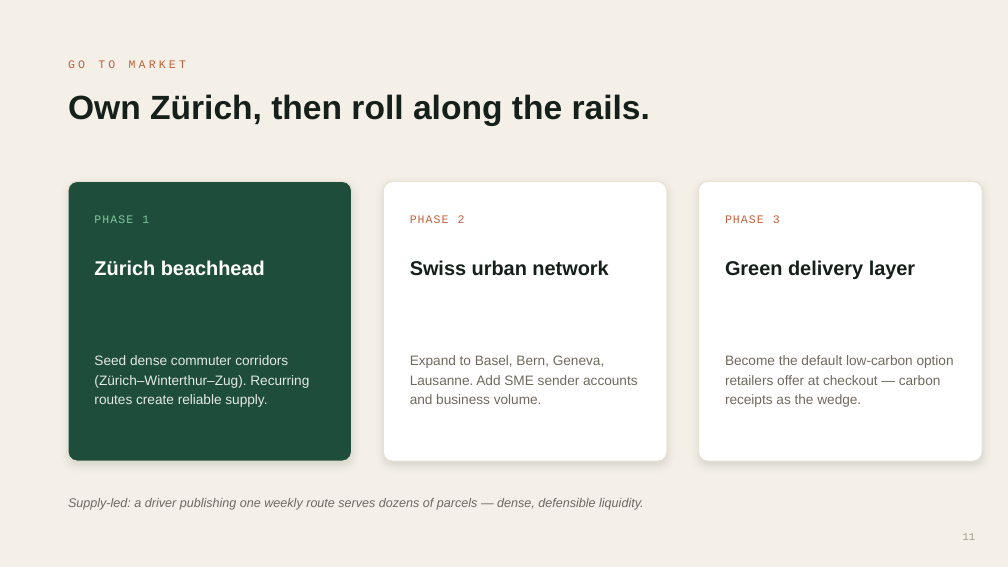
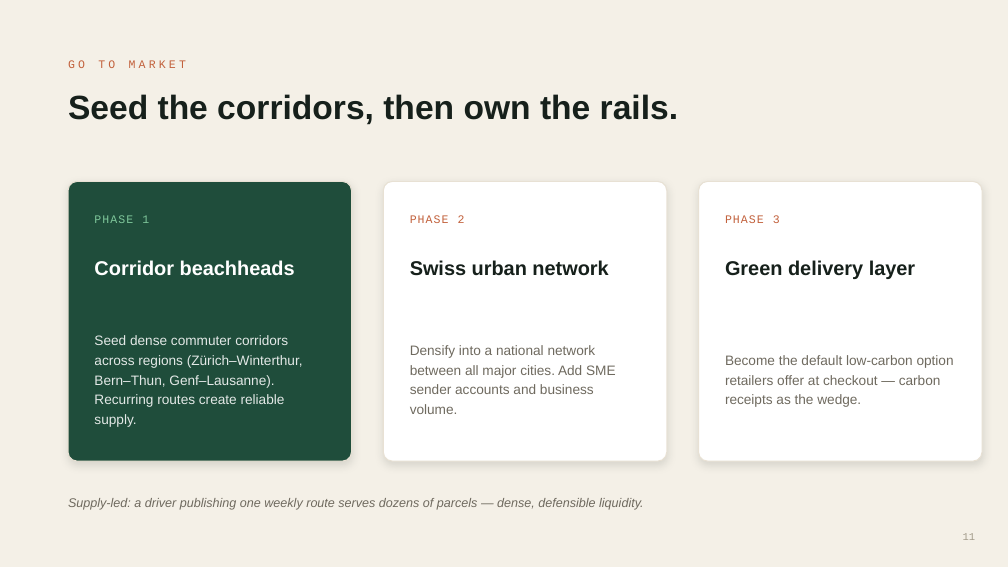
Before and after one commit to nilsweiler-ship-it/Peerdeliver, a slide deck: slide 11 of Shlep_Investor_Deck.pptx. Drawn at 1008x567 pixels with LibreOffice and Linux fonts; fonts in the diff are those of the drawing. Boxes give left, top, right and bottom in pixels: in the first picture for what was removed or moved away, otherwise in the second. Text is boxed around its words. In the diff, an @@ line names an element or a change of style, - is before the commit and + after.

```diff
--- a/Shlep_Investor_Deck.pptx
+++ b/Shlep_Investor_Deck.pptx
@@ text at [68,94,678,125]: text changed @@
-Own Zürich, then roll along the rails.
+Seed the corridors, then own the rails.
@@ text at [94,260,295,275]: text changed @@
-Zürich beachhead
+Corridor beachheads
@@ text at [94,335,303,427]: text changed @@
-Seed dense commuter corridors (Zürich–Winterthur–Zug). Recurring routes create reliable supply.
+Seed dense commuter corridors across regions (Zürich–Winterthur, Bern–Thun, Genf–Lausanne). Recurring routes create reliable supply.
@@ text at [410,345,616,414]: text changed @@
-Expand to Basel, Bern, Geneva, Lausanne. Add SME sender accounts and business volume.
+Densify into a national network between all major cities. Add SME sender accounts and business volume.
```
Also in this commit, not shown: 5 other slides changed, 2 other files.
